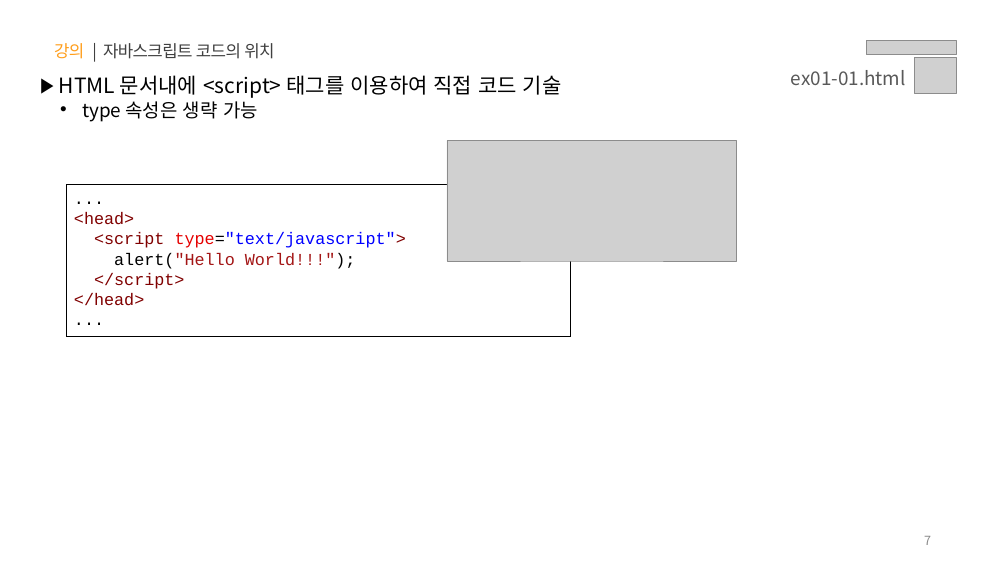
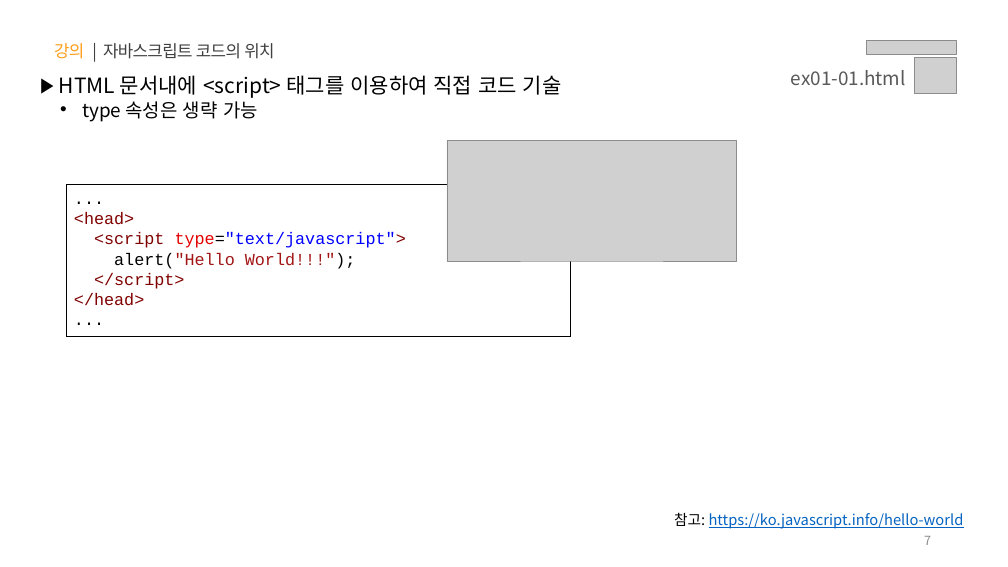
Before and after one commit to yebin-jeong/learn-js, a slide deck: slide 7 of PPT/01.자바스크립트 - 기초 문법.pptx. Drawn at 1008x567 pixels with LibreOffice and Linux fonts; fonts in the diff are those of the drawing; grey boxes stand for pictures. Boxes give left, top, right and bottom in pixels: in the first picture for what was removed or moved away, otherwise in the second. Text is boxed around its words. In the diff, an @@ line names an element or a change of style, - is before the commit and + after.

Commit message:
📝 참고 URL 추가

```diff
--- a/PPT/01.자바스크립트 - 기초 문법.pptx
+++ b/PPT/01.자바스크립트 - 기초 문법.pptx
@@ text added at (x1=674, y1=512, x2=964, y2=529), 14 pt, text #0563C1, underline @@
+참고: https://ko.javascript.info/hello-world
```
Also in this commit, not shown: 45 other slides changed.
